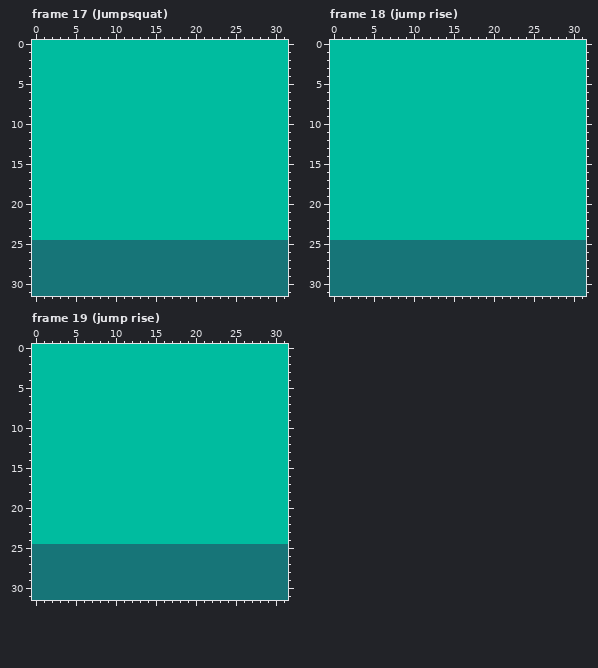
File history of a pixel-art file, WIP Assets/Dante.aseprite. The first picture shows the starting point.
32x32 pixels, 41 frames. Shown: frame 17 (Jumpsquat), frame 18 (jump rise), frame 19 (jump rise).
The same view after the edit:
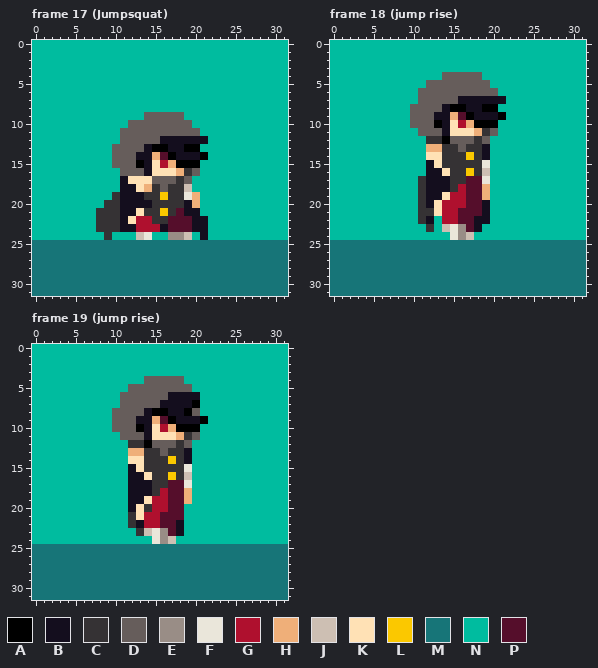
Palette (. is transparent): A #000000  B #140e1e  C #353234  D #665d5b  E #998d86  F #eae6da  G #af102e  H #efaf79  J #cdbfb3  K #ffe1b5  L #fbc800  M #177578  N #00bc9f  P #550e2b
Difference:
Frame 17 (Jumpsquat):
y 9: x 14..18 NNNNN -> DDDDD
y 10: x 12..19 NNNNNNNN -> DDDDDDDD
y 11: x 11..20 NNNNNNNNNN -> DDDDDDDDDD
y 12: x 11..21 NNNNNNNNNNN -> DDDDDBBBBBB
y 13: x 10..20 NNNNNNNNNNN -> DDDDBAABBAA
y 14: x 10..21 NNNNNNNNNNNN -> DDDBBHPABBBA
y 15: x 10..20 NNNNNNNNNNN -> DDDABKGHAAA
y 16: x 11..20 NNNNNNNNNN -> DDDBKKKHCD
y 17: x 11..19 NNNNNNNNN -> BKKKDDDCD
y 18: x 11..19 NNNNNNNNN -> BBKHCDCCJ
y 19: x 10..20 NNNNNNNNNNN -> CBBBCCLCCFH
y 20: x 9..20 NNNNNNNNNNNN -> CCBBBBCCCCBH
y 21: x 8..20 NNNNNNNNNNNNN -> CCCBBKCCLCPBB
y 22: x 8..21 NNNNNNNNNNNNNN -> CCCBKGGCCPPPBB
y 23: x 8..21 NNNNNNNNNNNNNN -> CCCBBGGGBPPPBB
y 24: x 9 N -> C; x 13..14 NN -> JF; x 17..19 NNN -> EEJ; x 21 N -> B
Frame 18 (jump rise):
y 4: x 14..18 NNNNN -> DDDDD
y 5: x 12..19 NNNNNNNN -> DDDDDDDD
y 6: x 11..20 NNNNNNNNNN -> DDDDDDDDDD
y 7: x 11..21 NNNNNNNNNNN -> DDDDDBBBBBB
y 8: x 10..20 NNNNNNNNNNN -> DDDDBAABBAA
y 9: x 10..21 NNNNNNNNNNNN -> DDDBBHPABBBA
y 10: x 10..20 NNNNNNNNNNN -> DDDABKGHAAA
y 11: x 11..20 NNNNNNNNNN -> DDDBKKKHCD
y 12: x 12..19 NNNNNNNN -> CCADDDCD
y 13: x 12..19 NNNNNNNN -> HHCCDCCB
y 14: x 12..19 NNNNNNNN -> KKCCCLCB
y 15: x 12..19 NNNNNNNN -> BKCCCCCF
y 16: x 12..19 NNNNNNNN -> BBKCCLCJ
y 17: x 11..19 NNNNNNNNN -> CBBBCCPPF
y 18: x 11..19 NNNNNNNNN -> CBBBCGPPH
y 19: x 11..19 NNNNNNNNN -> CBBKGGPPH
y 20: x 11..19 NNNNNNNNN -> CBKGGGPPB
y 21: x 11..19 NNNNNNNNN -> CCKGGPPPB
y 22: x 11..12 NN -> CB; x 14..19 NNNNNN -> GGPPBB
y 23: x 12 N -> C; x 14..18 NNNNN -> JFEPB
y 24: x 15..17 NNN -> FEJ
Frame 19 (jump rise):
y 4: x 14..18 NNNNN -> DDDDD
y 5: x 12..19 NNNNNNNN -> DDDDDDDD
y 6: x 11..20 NNNNNNNNNN -> DDDDDDBBBB
y 7: x 11..20 NNNNNNNNNN -> DDDDDBBBBA
y 8: x 10..20 NNNNNNNNNNN -> DDDDBAABBAD
y 9: x 10..21 NNNNNNNNNNNN -> DDDBBHPABBBA
y 10: x 10..20 NNNNNNNNNNN -> DDDABKGHAAA
y 11: x 11..20 NNNNNNNNNN -> DDDBKKKHCD
y 12: x 12..19 NNNNNNNN -> CCADDDCD
y 13: x 12..19 NNNNNNNN -> HHCCDCCB
y 14: x 12..19 NNNNNNNN -> KKCCCLCB
y 15: x 12..19 NNNNNNNN -> BKCCCCCF
y 16: x 12..19 NNNNNNNN -> BBKCCLCJ
y 17: x 12..19 NNNNNNNN -> BBBCCPPF
y 18: x 12..19 NNNNNNNN -> BBBCGPPH
y 19: x 12..19 NNNNNNNN -> BBKGGPPH
y 20: x 12..18 NNNNNNN -> BKCGGPP
y 21: x 12..18 NNNNNNN -> CKGGPPP
y 22: x 12..18 NNNNNNN -> CBGGPPB
y 23: x 13..18 NNNNNN -> CJFEPB
y 24: x 15..17 NNN -> FEJ
Where, in picture pixels (left, top, right, bottom), the same in both pictures:
changed: (96, 112, 208, 240)
changed: (410, 72, 506, 240)
changed: (112, 376, 208, 544)
